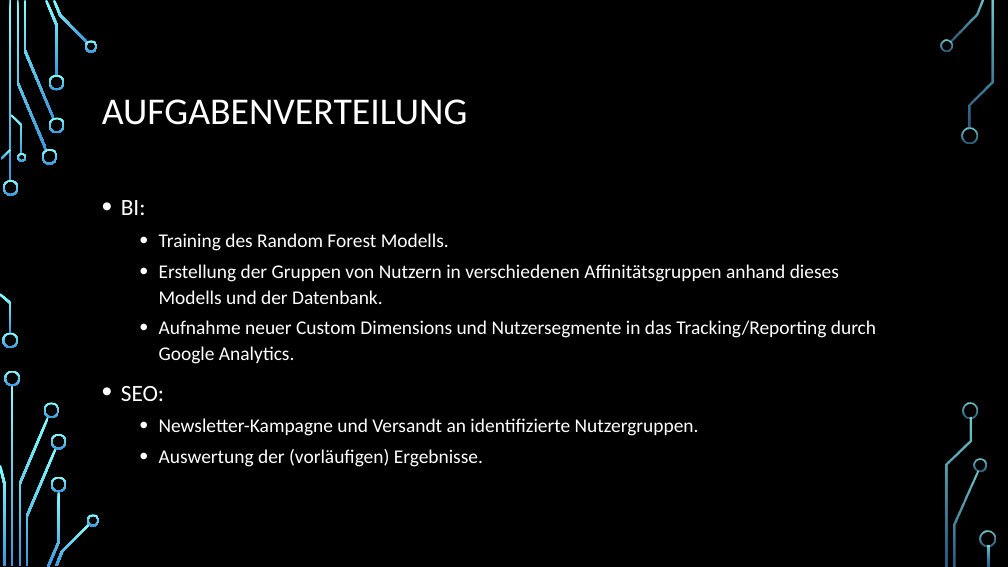
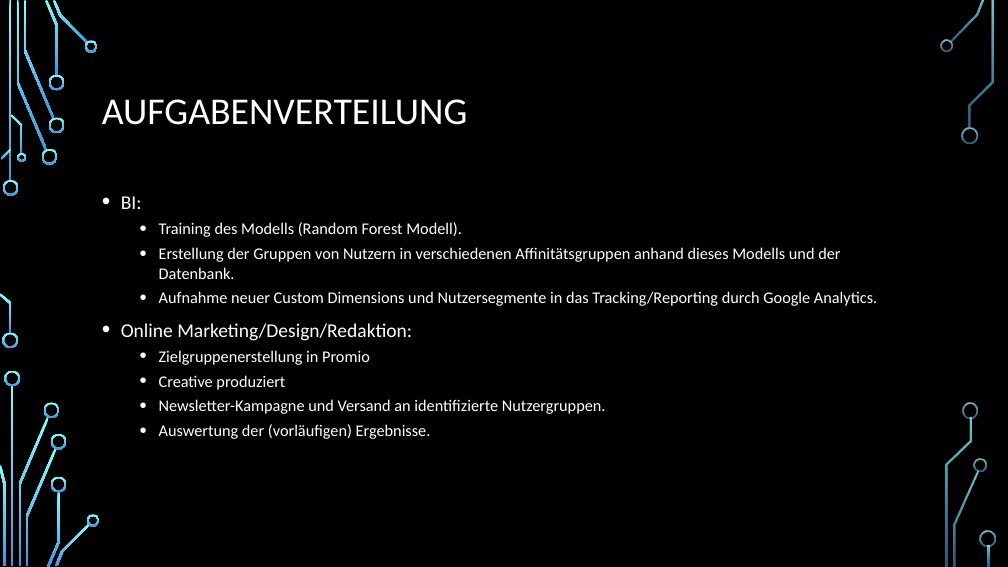
Before and after one commit to anamagvo/Premium-Newsletter-Experiment, a slide deck: slide 5 of Premiumnutzer-Mailing.pptx (slide 3 before the commit). Drawn at 1008x567 pixels with LibreOffice and Linux fonts; fonts in the diff are those of the drawing; background and template pictures are left out. Boxes give left, top, right and bottom in pixels: in the first picture for what was removed or moved away, otherwise in the second. Text is boxed around its words. In the diff, an @@ line names an element or a change of style, - is before the commit and + after.

```diff
--- a/Premiumnutzer-Mailing.pptx
+++ b/Premiumnutzer-Mailing.pptx
@@ text at <box>121,196,877,439</box>: size 22.2 to 18.6 pt in "BI:"; size 18.5 to 15.5 pt in "Erstellung der Gruppen von Nutzern in verschiedenen ...", "Aufnahme neuer Custom Dimensions und Nutzersegmente in ...", "Auswertung der (vorläufigen) Ergebnisse."; line spacing 1.1 to 1 @@
@@ text at <box>159,222,462,237</box>: text changed; size 18.5 to 15.5 pt @@
-  • Training des Random Forest Modells.
+  • Training des Modells (Random Forest Modell).
@@ text at <box>121,323,606,414</box>: text changed; size 18.5 to 15.5 pt @@
-• SEO:
-  • Newsletter-Kampagne und Versandt an identifizierte Nutzergruppen.
+• Online Marketing/Design/Redaktion:
+  • Zielgruppenerstellung in Promio
+  • Creative produziert
+  • Newsletter-Kampagne und Versand an identifizierte Nutzergruppen.
```
Also in this commit, not shown: 3 other slides changed, 3 slides added.
